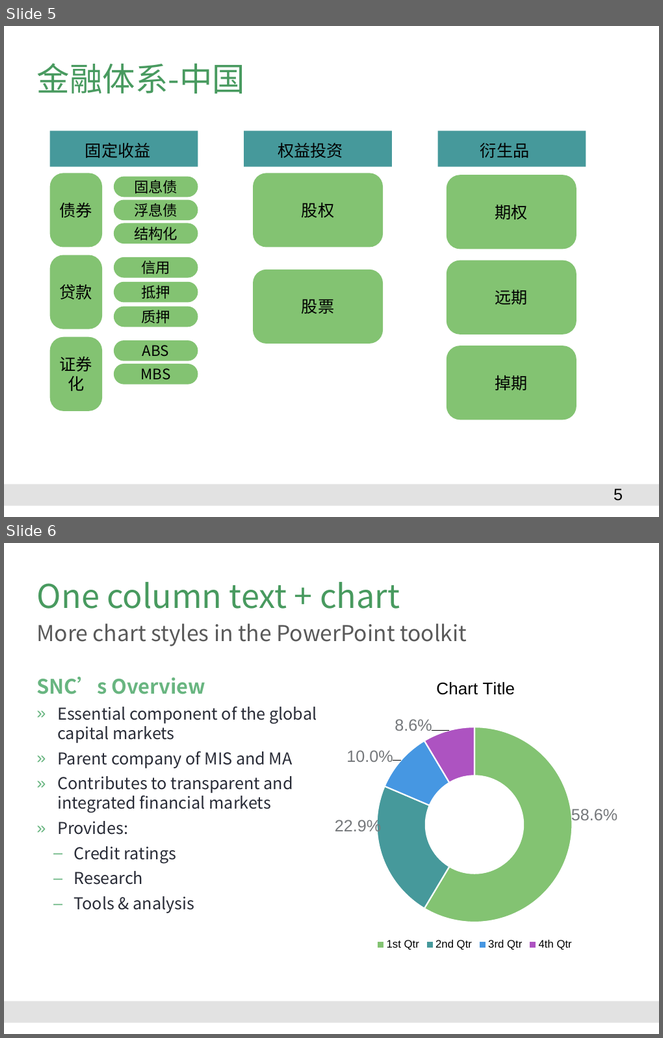
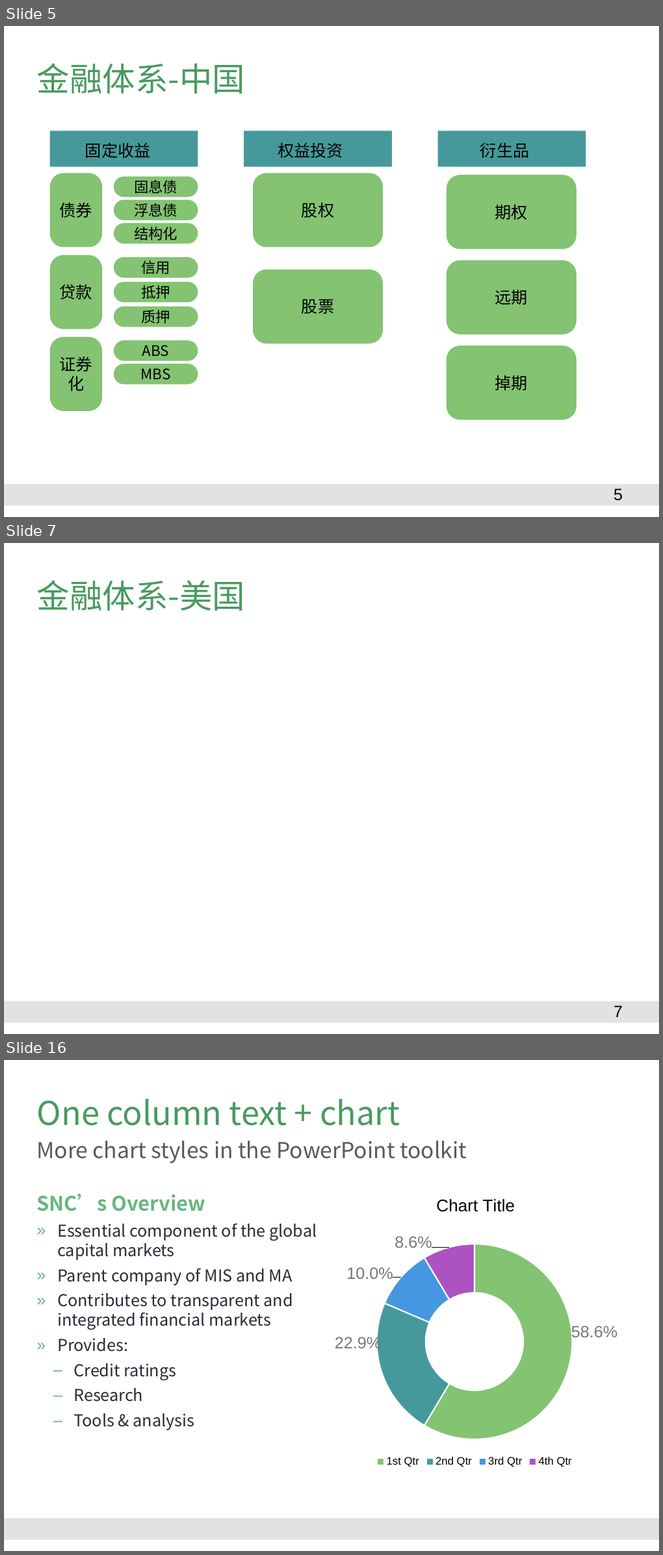
Before and after one commit to Catfeeds/DOC, a slide deck: 阿曼/proposal for Oman.pptx. Shown one above the other, each under a label of ours: slides 5 and 6 before the commit, slides 5, 7 and 16 after it; the slides between them are not shown. The pictures are 663x1038 and 663x1555 pixels, drawn with LibreOffice and Linux fonts; fonts in the diff are those of the drawing; background and template pictures are left out. Boxes give left, top, right and bottom in pixels: in the first picture for what was removed or moved away, otherwise in the second. Text is boxed around its words. In the diff, an @@ line names an element or a change of style, - is before the commit and + after.

```diff
--- a/阿曼/proposal for Oman.pptx
+++ b/阿曼/proposal for Oman.pptx
@@ slide 7 added at [4,543,659,1034], background #FFFFFF; not listed: 1 template element that a slide beside it also shows @@
@@ title added at [37,580,245,611], 36 pt, text #489A5F @@
+金融体系-美国
@@ page number added at [614,1006,623,1017], 18 pt, text #000000 @@
+7
@@ what was slide 6 is now slide 16 @@
```
Also in this commit, not shown: 3 slides changed, 8 other slides added, 4 other files.
